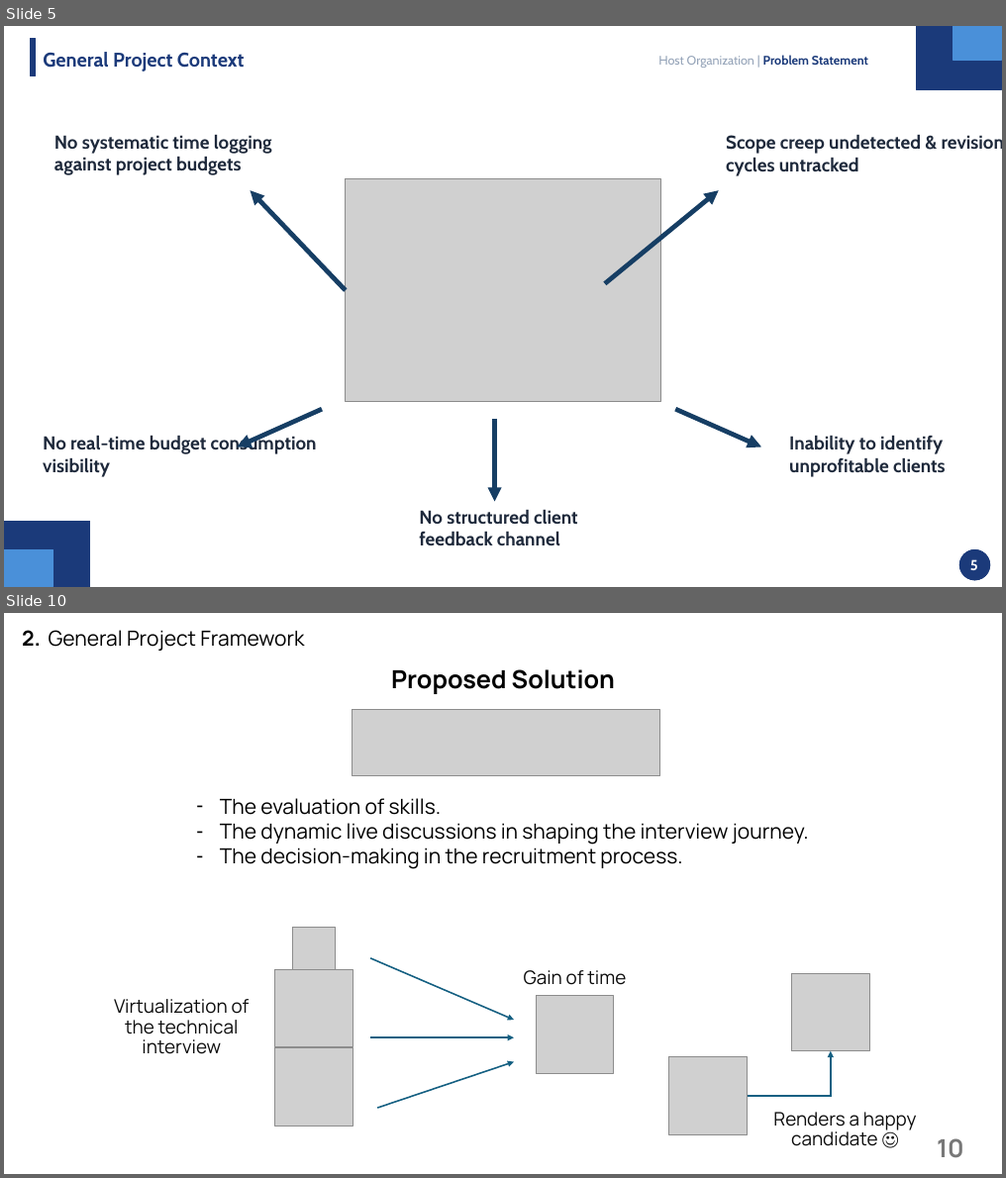
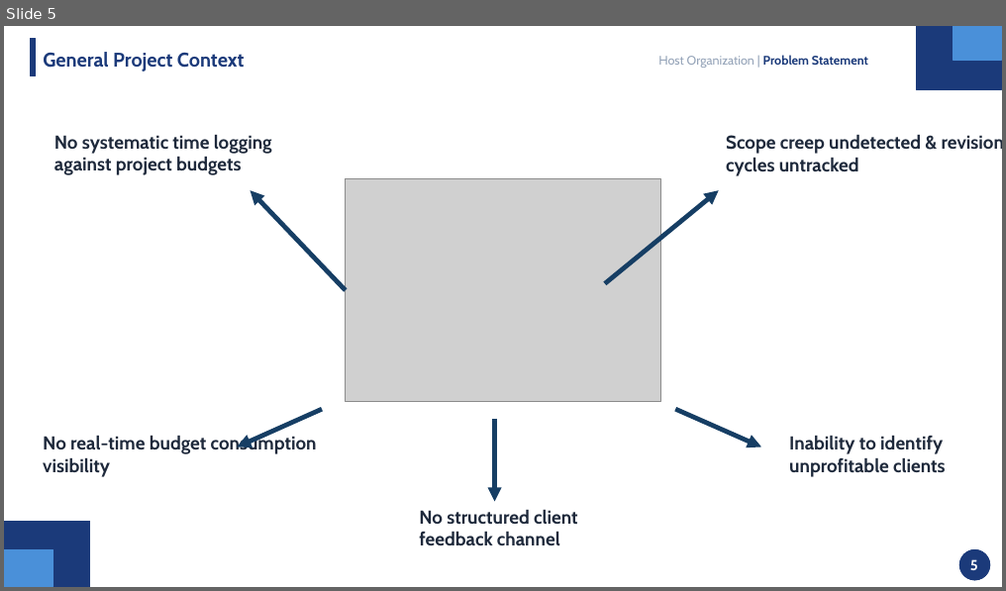
Before and after one commit to mahdi000666/DesignFlow, a slide deck: docs/Presentation.pptx. Shown one above the other, each under a label of ours: slides 5 and 10 before the commit, slide 5 after it; the slides between them are not shown. The pictures are 1006x1178 and 1006x591 pixels, drawn with LibreOffice and Linux fonts; fonts in the diff are those of the drawing; grey boxes stand for pictures. Boxes give left, top, right and bottom in pixels: in the first picture for what was removed or moved away, otherwise in the second. Text is boxed around its words. In the diff, an @@ line names an element or a change of style, - is before the commit and + after.

```diff
--- a/docs/Presentation.pptx
+++ b/docs/Presentation.pptx
@@ slide 10 removed at bbox=[4, 613, 1002, 1174], background #FFFFFF @@
@@ text removed at bbox=[22, 630, 41, 646] @@
-2.
@@ text removed at bbox=[49, 630, 304, 651] @@
-General Project Framework
@@ text removed at bbox=[391, 669, 615, 694] @@
-Proposed Solution
@@ picture removed at bbox=[352, 710, 660, 776] @@
@@ text removed at bbox=[220, 798, 809, 869] @@
-– The evaluation of skills.
-– The dynamic live discussions in shaping the interview journey.
-– The decision-making in the recruitment process.
@@ picture removed at bbox=[292, 928, 335, 970] @@
@@ arrow removed from (371, 959) to (514, 1020) @@
@@ picture removed at bbox=[275, 969, 352, 1048] @@
@@ text removed at bbox=[524, 970, 626, 985] @@
-Gain of time
@@ picture removed at bbox=[536, 995, 614, 1073] @@
@@ picture removed at bbox=[792, 973, 869, 1052] @@
@@ text removed at bbox=[114, 999, 250, 1055] @@
-Virtualization of the technical interview
@@ picture removed at bbox=[275, 1049, 352, 1127] @@
@@ arrow removed from (371, 1039) to (514, 1039) @@
@@ picture removed at bbox=[669, 1057, 747, 1135] @@
@@ elbow arrow removed from (747, 1096) to (831, 1052) @@
@@ arrow removed from (377, 1108) to (514, 1062) @@
@@ text removed at bbox=[773, 1112, 917, 1147] @@
-Renders a happy candidate ☺
@@ page number removed at bbox=[937, 1139, 964, 1158] @@
-10
```
Also in this commit, not shown: 6 slides changed, 11 slides added, 39 other slides removed.
